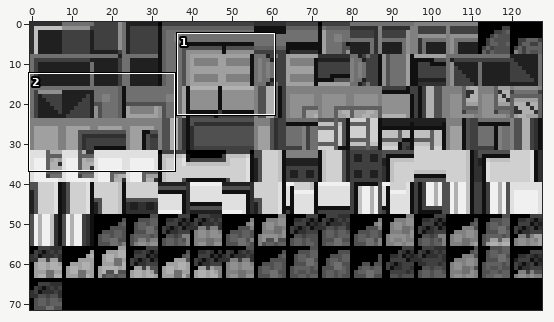
Sprite sheet: data/tilesets/secondary/jubilife_city/tiles.png. Above: a wide view before the commit, with the close-up outlined.
Close-up. The starting point:
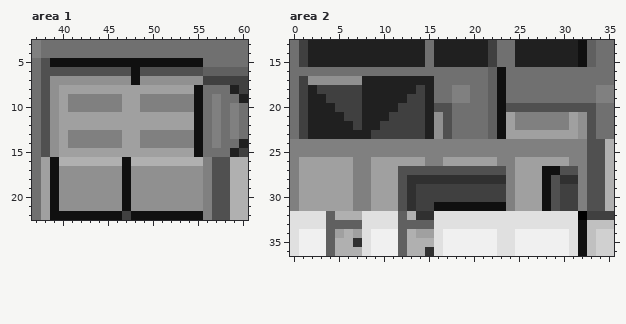
The file is 128x72 pixels. Shown: area 1: x 37..60, y 3..22; area 2: x 0..35, y 13..36. The commit also changed other parts of the picture, which this record leaves out.
After:
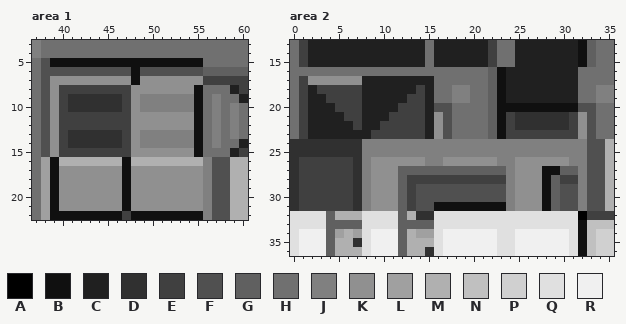
Palette (. is transparent): A #000000  B #101010  C #202020  D #303030  E #404040  F #505050  G #606060  H #707070  J #808080  K #909090  L #a0a0a0  M #b0b0b0  N #c0c0c0  P #d0d0d0  Q #e0e0e0  R #f0f0f0
Diff:
Area 1:
y 8: x 40..54 LLLLLLLLLLLLLLL -> EEEEEEEEKKKKKKK
y 9..10: x 40..48 LJJJJJJLL -> EDDDDDDEK
y 11..12: x 40..54 LLLLLLLLLLLLLLL -> EEEEEEEEKKKKKKK
y 13..14: x 40..48 LJJJJJJLL -> EDDDDDDEK
y 15: x 40..54 LLLLLLLLLLLLLLL -> EEEEEEEEKKKKKKK
Area 2:
y 16..19: x 24..31 HHHHHHHH -> CCCCCCCC
y 20: x 24..31 FFFFFFFF -> BBBBBBBB
y 21..22: x 24..31 LJJJJJJL -> EDDDDDDE
y 23: x 24..31 LLLLLLLL -> EEEEEEEE
y 24..25: x 0..7 JJJJJJJJ -> DDDDDDDD
y 26: x 0..7 JLLLLLLJ -> DEEEEEED; x 9..14 LLLLLL -> KKKKKK; x 17..22 LLLLLL -> KKKKKK; x 25..30 LLLLLL -> KKKKKK
y 27: x 0..7 JLLLLLLJ -> DEEEEEED; x 9..23 LLLFFFFFFFFFFFF -> KKKGGGGGGGGGGGG; x 25..27 LLL -> KKK; x 30..31 FF -> GG
y 28: x 0..7 JLLLLLLJ -> DEEEEEED; x 9..23 LLLFDDDDDDDDDDD -> KKKGEEEEEEEEEEE; x 25..27 LLL -> KKK; x 29..31 FDD -> GEE
y 29..30: x 0..7 JLLLLLLJ -> DEEEEEED; x 9..23 LLLFDEEEEEEEEEE -> KKKGEFFFFFFFFFF; x 25..27 LLL -> KKK; x 29..31 FEE -> GFF
y 31: x 0..7 JLLLLLLJ -> DEEEEEED; x 9..15 LLLFDEE -> KKKGEFF; x 25..27 LLL -> KKK; x 29..31 FEE -> GFF
